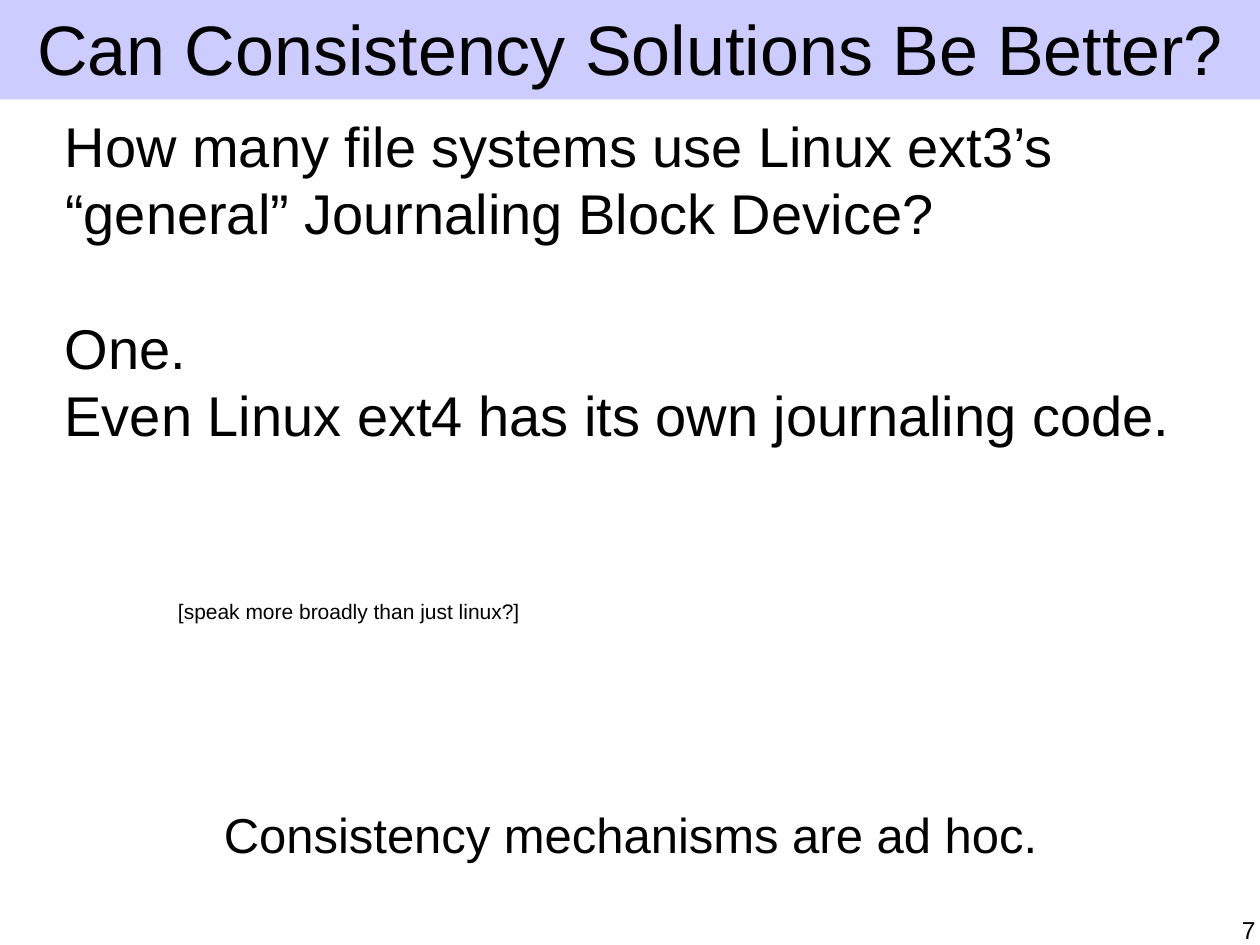
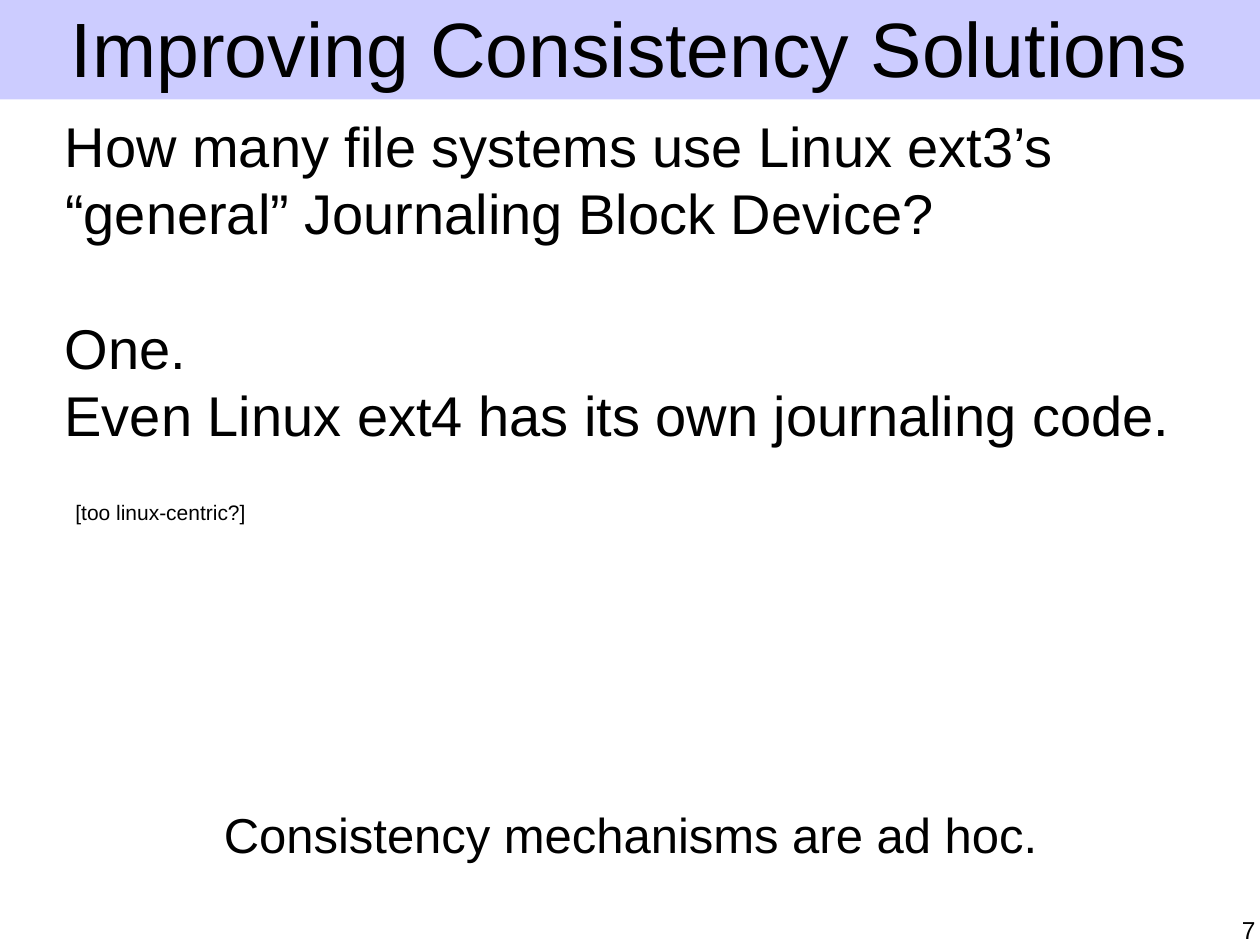
Before and after one commit to ucla-readable/fstitch-doc, a slide deck: slide 7 of sosp/pres.ppt. Drawn at 1260x945 pixels with LibreOffice and Linux fonts; fonts in the diff are those of the drawing. Boxes give left, top, right and bottom in pixels: in the first picture for what was removed or moved away, otherwise in the second. Text is boxed around its words. In the diff, an @@ line names an element or a change of style, - is before the commit and + after.

```diff
--- a/sosp/pres.ppt
+++ b/sosp/pres.ppt
@@ title at [71,21,1188,92]: text changed; size 40 to 44 pt @@
-Can Consistency Solutions Be Better?
+Improving Consistency Solutions
@@ text added at [75,504,245,525], 12 pt, text #000000 @@
+[too linux-centric?]
@@ text removed at [178,603,520,624] @@
-[speak more broadly than just linux?]
```
Also in this commit, not shown: 10 other slides changed, 1 slide removed.
